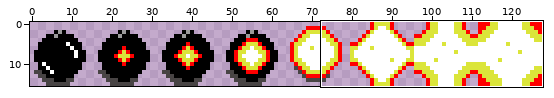
A sprite sheet gets an edit: src/main/java/res/bomb/normal/explosion_128_x_16_.png. Above, an overview of the earlier version with the close-up marked.
Close-up. First the earlier version:
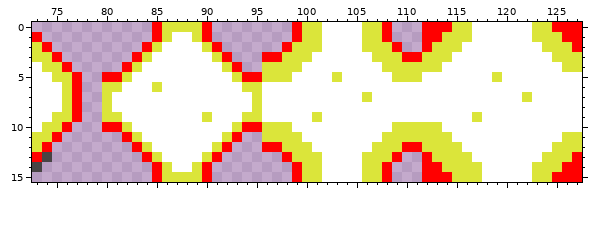
The file is 128x16 pixels. Shown: x 73..127, y 0..15.
Once edited:
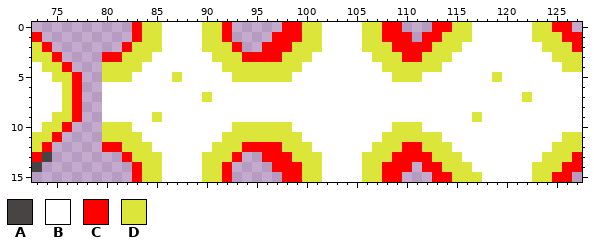
Palette (. is transparent): A #484444  B #ffffff  C #ff0000  D #dbe53a
Edits made:
The author changed colour D to colour B in row 0 at x 86 to 89; in row 1 at x 86 and 89; in row 5 at x 103; in row 6 at x 80 to 81, 85 and 94 to 95; in row 7 at x 80, 95 and 106; in row 8 at x 80 and 95.
The author changed colour D to colour B in row 9 at x 80 to 81, 90, 94 to 95 and 101; in row 10 at x 112 to 113; in row 11 at x 114; in row 12 at x 115; in row 13 at x 116; in row 14 at x 86, 89 and 117.
The author changed colour D to colour B in row 15 at x 86 to 89.
Colour C now appears in row 0 at x 83, 92, 98 and 109; in row 1 at x 83, 92, 97 to 98 and 109 to 110; in row 2 at x 82, 93, 96 to 97 and 110 to 111; in row 3 at x 80 to 81 and 94 to 95; in row 12 at x 80 to 81 and 94 to 95; in row 13 at x 82, 93, 96 to 97 and 110 to 111.
Colour C now appears in row 14 at x 83, 92, 97 to 98 and 109 to 110; in row 15 at x 83, 92, 98 and 109.
Colour D now appears in rows 0 to 1 at x 84 and 91; in row 2 at x 83 and 92; in row 3 at x 82 and 93; in row 4 at x 80 to 81 and 94 to 95; in row 11 at x 80 to 81 and 94 to 95; in row 12 at x 82 and 93.
Colour D now appears in row 13 at x 83 and 92; in rows 14 to 15 at x 84 and 91.
The author changed colour B to colour D in row 5 at x 87; in row 7 at x 90; in row 9 at x 85.
The author changed colour C to colour D in rows 0 to 1 at x 85 and 90; in row 2 at x 84 and 91; in row 3 at x 83 and 92; in row 4 at x 82 and 93; in row 5 at x 80 to 81 and 94 to 95; in row 10 at x 80 to 81 and 94 to 95.
The author changed colour C to colour D in row 11 at x 82 and 93; in row 12 at x 83 and 92; in row 13 at x 84 and 91; in rows 14 to 15 at x 85 and 90.
Colour C is gone in row 0 at x 112 and 127; in row 15 at x 112 and 127.
Changed places in both close-ups, as pixel boxes (x1, y1, x2, y2):
changed: (102, 22, 322, 182)
changed: (392, 22, 432, 52)
erased: (572, 22, 582, 32)
changed: (332, 72, 372, 102)
changed: (392, 122, 482, 182)
erased: (572, 172, 582, 182)
